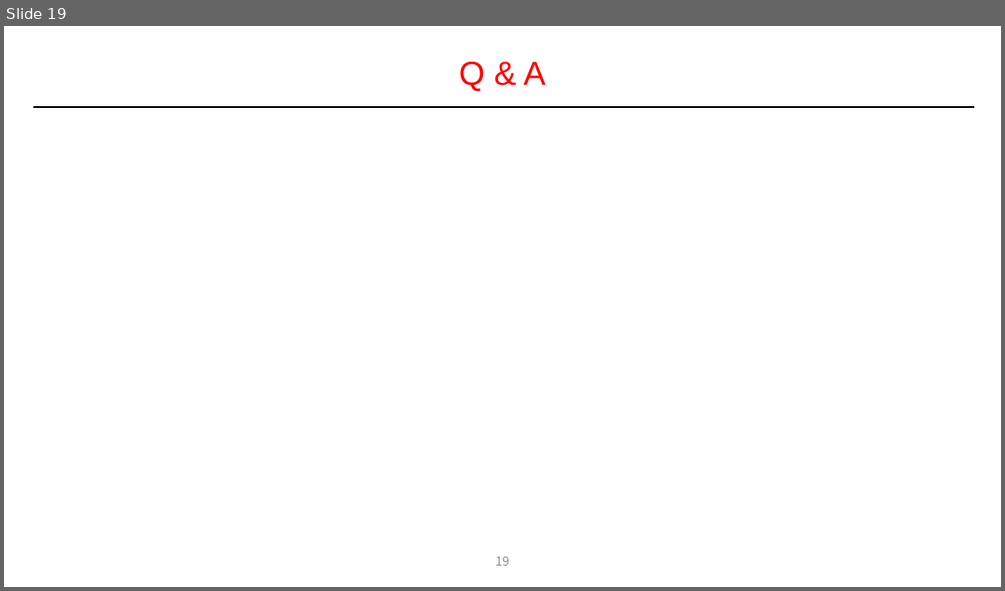
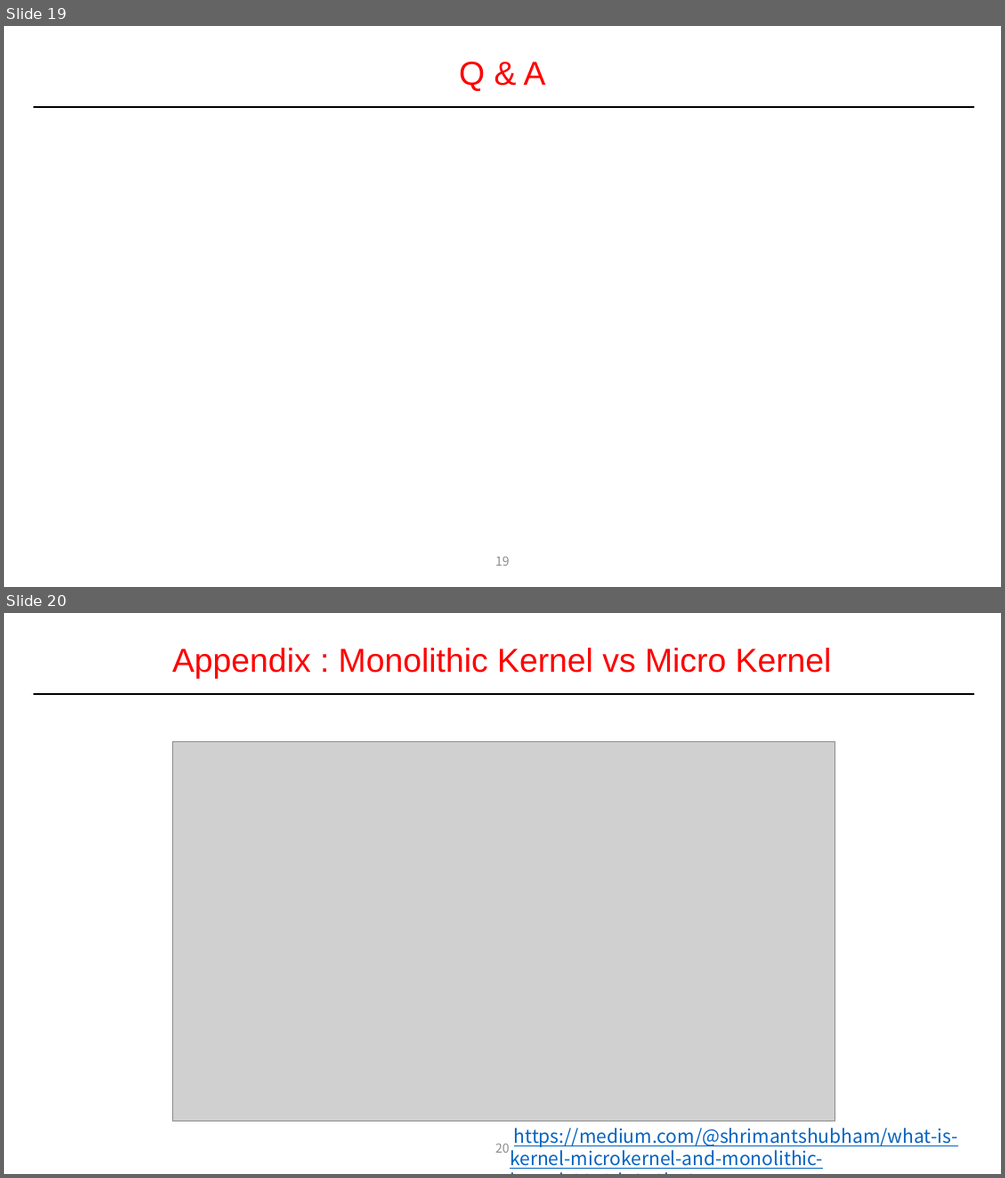
Before and after one commit to DKU-EmbeddedSystem-Lab/2022_Kernel_Study, a slide deck: 1주(1월 4일)/1주차_리눅스 커널 모듈 프로그래밍_송인호_PPT.pptx. Shown one above the other, each under a label of ours: slide 19 before the commit, slides 19 and 20 after it. The pictures are 1005x591 and 1005x1178 pixels, drawn with LibreOffice and Linux fonts; fonts in the diff are those of the drawing; grey boxes stand for pictures. Boxes give left, top, right and bottom in pixels: in the first picture for what was removed or moved away, otherwise in the second. Text is boxed around its words. In the diff, an @@ line names an element or a change of style, - is before the commit and + after.

```diff
--- a/1주(1월 4일)/1주차_리눅스 커널 모듈 프로그래밍_송인호_PPT.pptx
+++ b/1주(1월 4일)/1주차_리눅스 커널 모듈 프로그래밍_송인호_PPT.pptx
@@ slide 20 added at box(4, 613, 1001, 1174), background #FFFFFF @@
@@ text added at box(172, 648, 832, 679), 32 pt, text #FF0000 @@
+Appendix : Monolithic Kernel vs Micro Kernel
@@ line added from (34, 694) to (974, 694), #000000 1.5 pt @@
@@ picture added at box(173, 742, 834, 1120) @@
@@ page number added at box(495, 1143, 510, 1152), 12 pt, text #8C8C8C @@
+20
@@ text added at box(510, 1127, 958, 1168), 18 pt, text #0563C1, underline @@
+https://medium.com/@shrimantshubham/what-is-kernel-microkernel-and-monolithic-kernel-66c6de358b43
```
Also in this commit, not shown: 1 other file.
